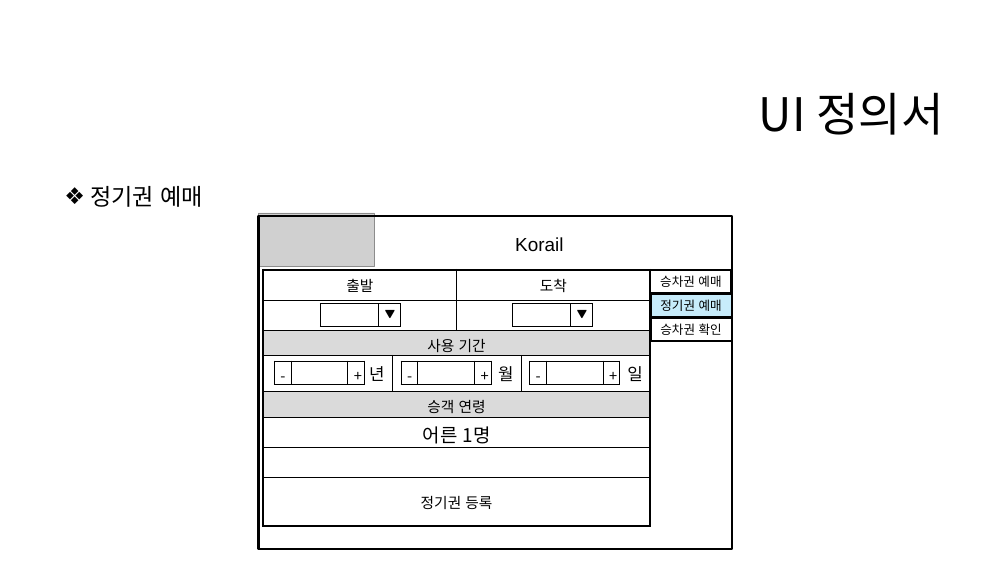
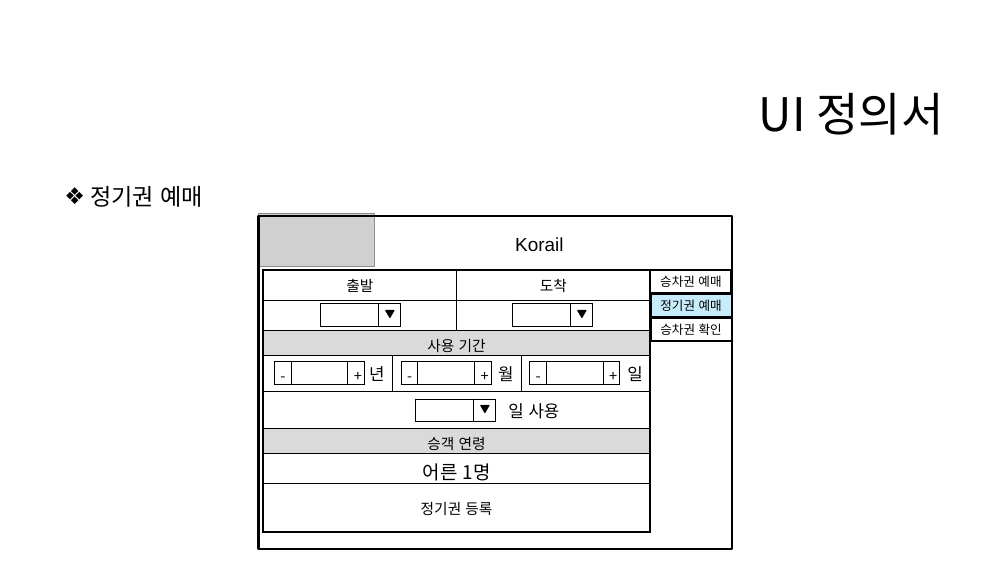
Before and after one commit to eeeeyeot/JAVATrainTicketing, a slide deck: slide 14 of 작업한 내용/기차 예매 프로그램(기획).pptx. Drawn at 1008x567 pixels with LibreOffice and Linux fonts; fonts in the diff are those of the drawing; grey boxes stand for pictures; background and template pictures are left out. Boxes give left, top, right and bottom in pixels: in the first picture for what was removed or moved away, otherwise in the second. Text is boxed around its words. In the diff, an @@ line names an element or a change of style, - is before the commit and + after.

```diff
--- a/작업한 내용/기차 예매 프로그램(기획).pptx
+++ b/작업한 내용/기차 예매 프로그램(기획).pptx
@@ table at (263,270,650,532) @@
+row 5: 일 사용 |  |  | 
-row 7:  |  |  | 
@@ fill #DADADA to #FFFFFF in row 5, column 1 @@
@@ fill #FFFFFF to #DADADA in row 6, column 1 @@
@@ table added at (415,399,495,422), 1 rows, 2 columns @@
+ | ▼
```
Also in this commit, not shown: 28 other files.
